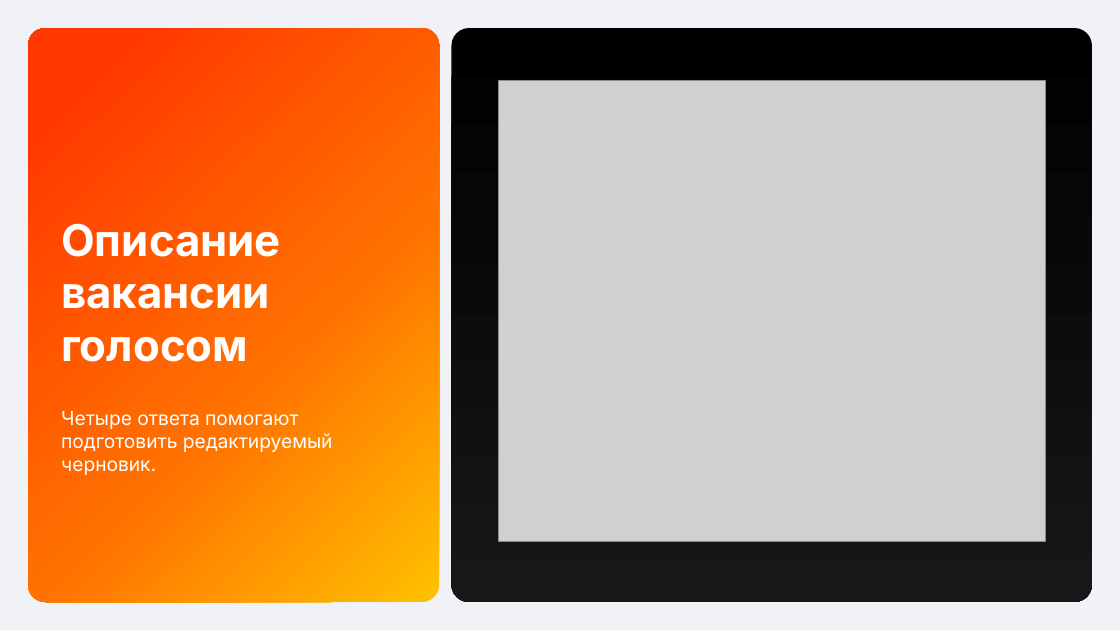
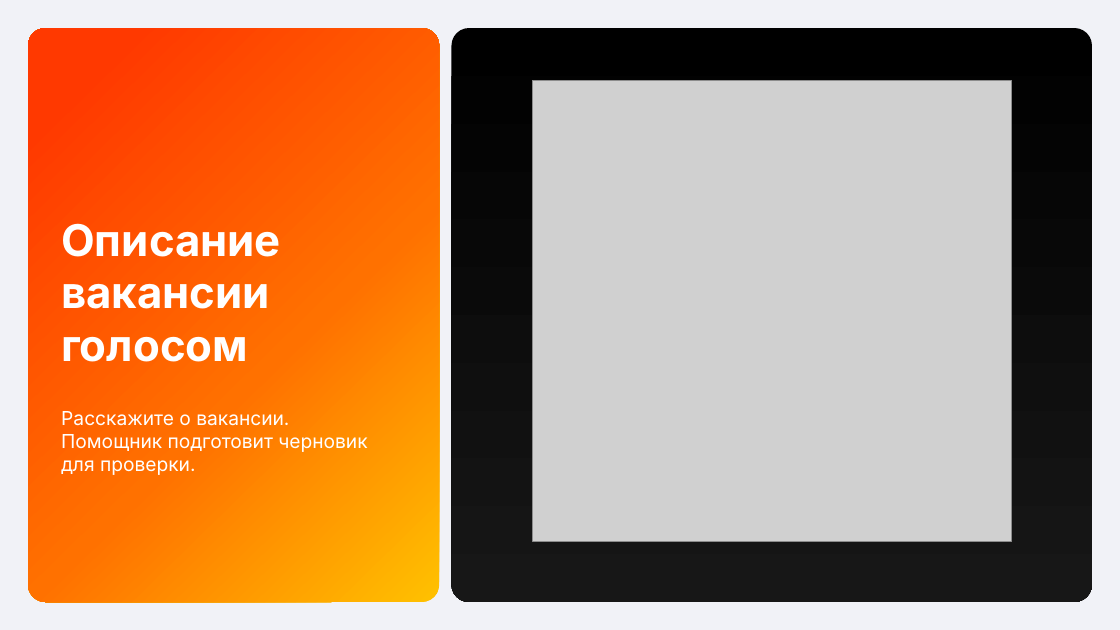
Before and after one commit to trueakaru-stack/iskra-vacancy-prototype, a slide deck: slide 1 of docs/voice-vacancy-presentation.pptx. Drawn at 1120x630 pixels with LibreOffice and Linux fonts; fonts in the diff are those of the drawing; grey boxes stand for pictures. Boxes give left, top, right and bottom in pixels: in the first picture for what was removed or moved away, otherwise in the second. Text is boxed around its words. In the diff, an @@ line names an element or a change of style, - is before the commit and + after.

```diff
--- a/docs/voice-vacancy-presentation.pptx
+++ b/docs/voice-vacancy-presentation.pptx
@@ picture: place and size @@
-picture at box(499, 81, 1046, 542)
+picture at box(533, 81, 1012, 542)
@@ text at box(61, 411, 367, 475): text changed @@
-Четыре ответа помогают подготовить редактируемый черновик.
+Расскажите о вакансии. Помощник подготовит черновик для проверки.
```
Also in this commit, not shown: 3 other slides changed, 4 slides added, 4 slides removed, 28 other files.
